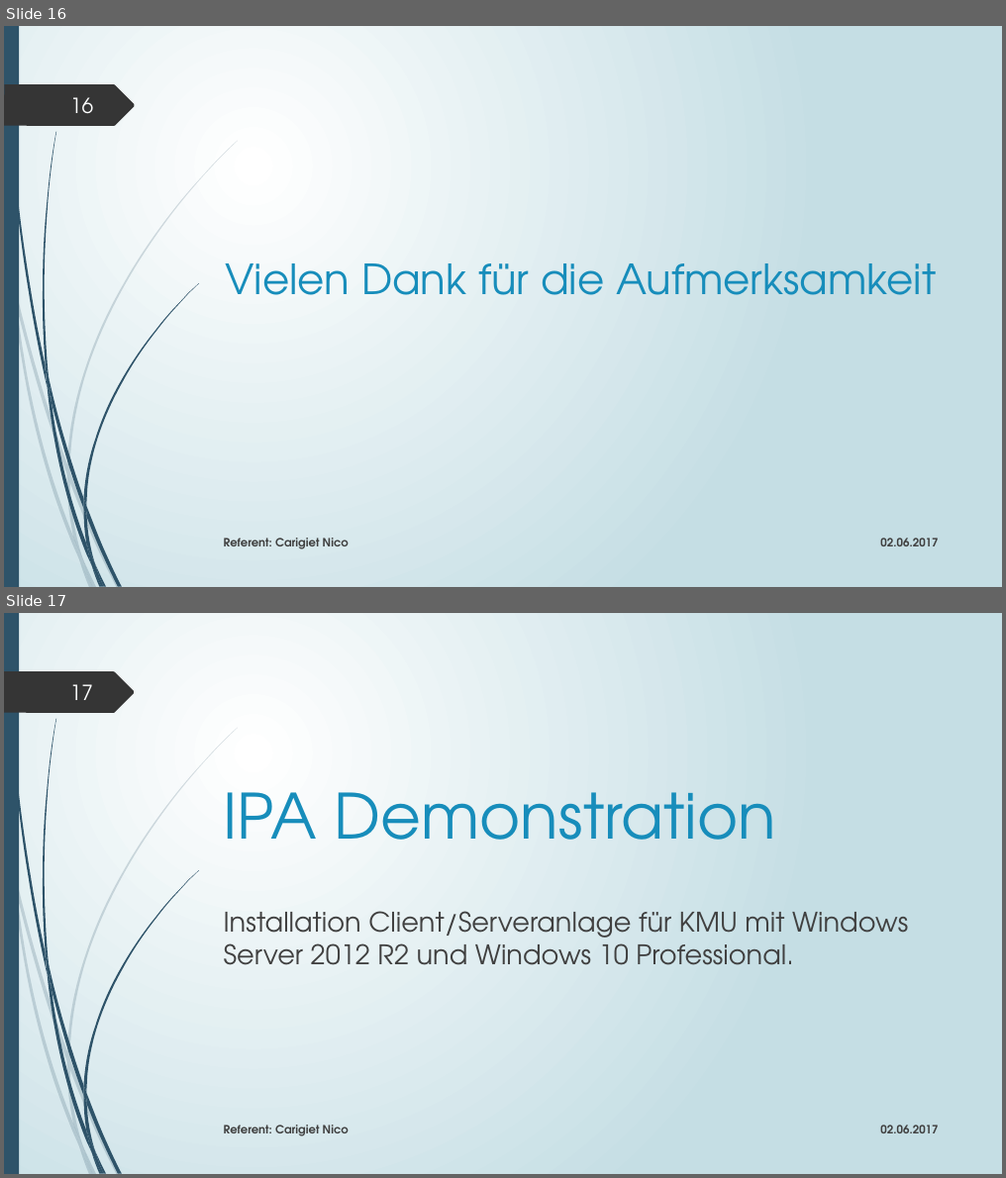
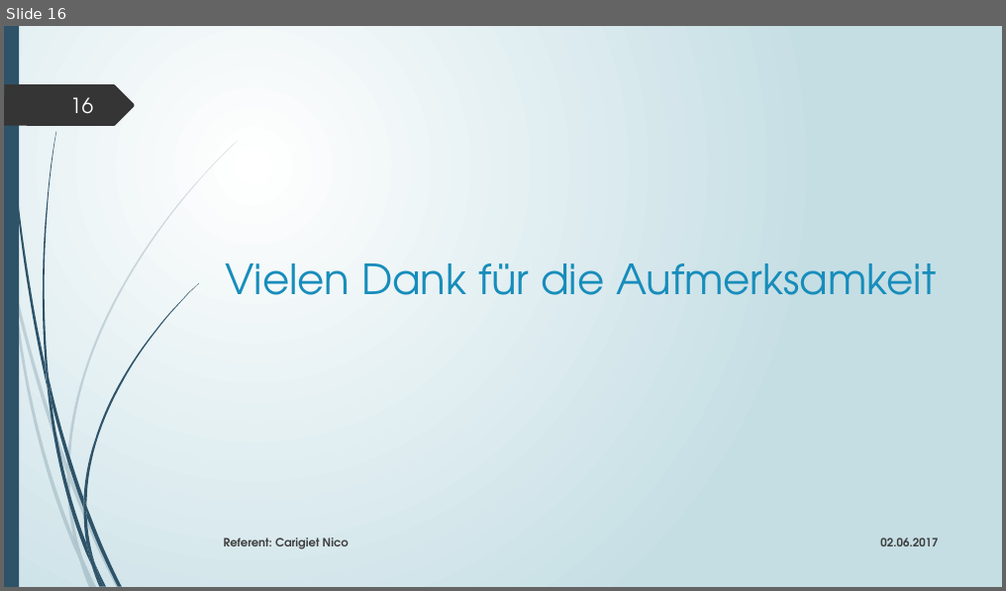
Before and after one commit to edecom/IPA, a slide deck: 4_Dokumente/48_Präsentation & Demonstration/IPA_Präsentation_Carigiet_Nico_20170529_DEFINITIV.pptx. Shown one above the other, each under a label of ours: slides 16 and 17 before the commit, slide 16 after it. The pictures are 1006x1178 and 1006x591 pixels, drawn with LibreOffice and Linux fonts; fonts in the diff are those of the drawing; background and template pictures are left out. Boxes give left, top, right and bottom in pixels: in the first picture for what was removed or moved away, otherwise in the second. Text is boxed around its words. In the diff, an @@ line names an element or a change of style, - is before the commit and + after.

```diff
--- a/4_Dokumente/48_Präsentation & Demonstration/IPA_Präsentation_Carigiet_Nico_20170529_DEFINITIV.pptx
+++ b/4_Dokumente/48_Präsentation & Demonstration/IPA_Präsentation_Carigiet_Nico_20170529_DEFINITIV.pptx
@@ slide 17 removed at (x1=4, y1=613, x2=1002, y2=1174), background gradient #FFFFFF to #C5DEE5; not listed: 23 template elements that a slide beside it also shows @@
@@ freeform shape removed at (x1=4, y1=671, x2=135, y2=713) @@
@@ page number removed at (x1=70, y1=684, x2=93, y2=700) @@
-17
@@ title removed at (x1=224, y1=792, x2=776, y2=840) @@
-IPA Demonstration
@@ subtitle removed at (x1=224, y1=911, x2=908, y2=965) @@
-Installation Client/Serveranlage für KMU mit Windows Server 2012 R2 und Windows 10 Professional.
@@ text removed at (x1=224, y1=1125, x2=349, y2=1137) @@
-Referent: Carigiet Nico
@@ text removed at (x1=880, y1=1125, x2=938, y2=1134) @@
-02.06.2017
```
Also in this commit, not shown: 1 other slide removed, 2 other files.
